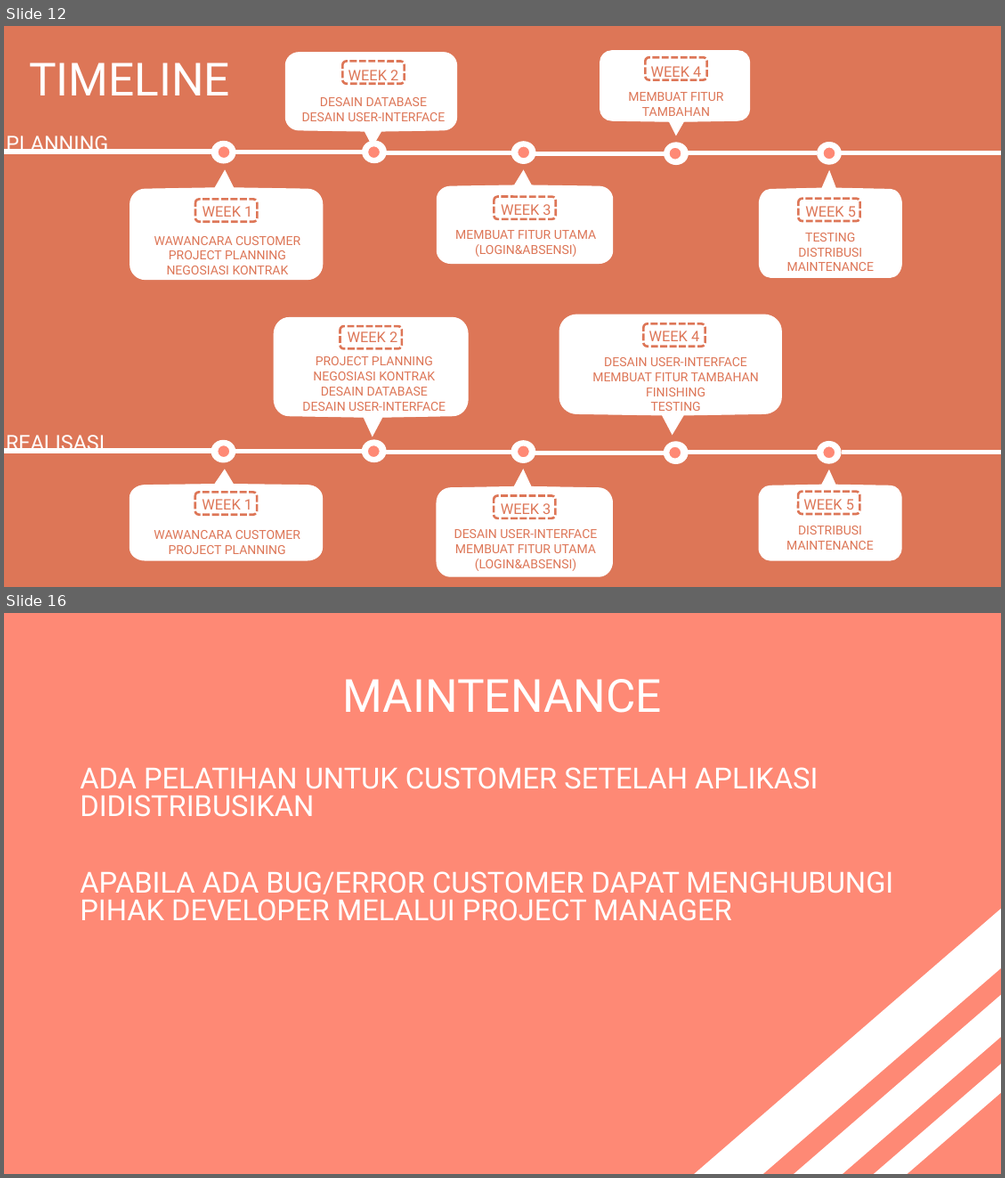
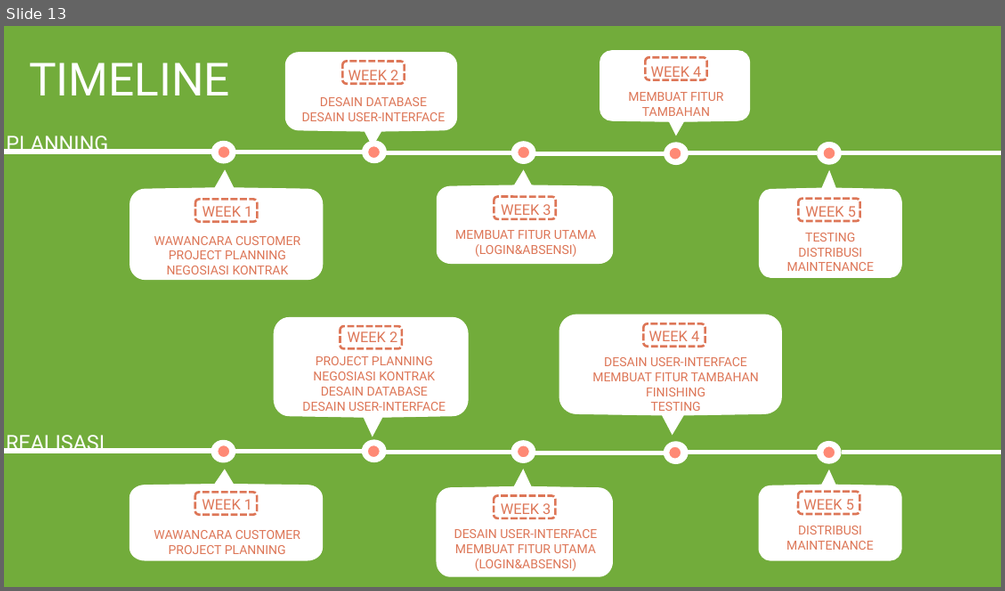
Before and after one commit to ripasfilqadar/mppl, a slide deck: buat demo/CikoroFarm.pptx. Shown one above the other, each under a label of ours: slides 12 and 16 before the commit, slide 13 after it; the slides between them are not shown. The pictures are 1005x1178 and 1005x591 pixels, drawn with LibreOffice and Linux fonts; fonts in the diff are those of the drawing. Boxes give left, top, right and bottom in pixels: in the first picture for what was removed or moved away, otherwise in the second. Text is boxed around its words. In the diff, an @@ line names an element or a change of style, - is before the commit and + after.

```diff
--- a/buat demo/CikoroFarm.pptx
+++ b/buat demo/CikoroFarm.pptx
@@ slide 16 removed at (4, 613, 1001, 1174), background #FE8975 @@
@@ title removed at (343, 679, 662, 713) @@
-MAINTENANCE
@@ text removed at (80, 767, 893, 921) @@
-ADA PELATIHAN UNTUK CUSTOMER SETELAH APLIKASI DIDISTRIBUSIKAN
-APABILA ADA BUG/ERROR CUSTOMER DAPAT MENGHUBUNGI PIHAK DEVELOPER MELALUI PROJECT MANAGER
@@ rectangle removed at (686, 898, 1001, 1174) @@
@@ rectangle removed at (768, 968, 1001, 1174) @@
@@ rectangle removed at (814, 1007, 1001, 1174) @@
@@ what was slide 12 is now slide 13 @@
@@ slide 13 changed as well @@
@@ background #DD7657 to #72AC3B @@
```
Also in this commit, not shown: 9 other slides changed, 6 slides added, 5 other slides removed.
